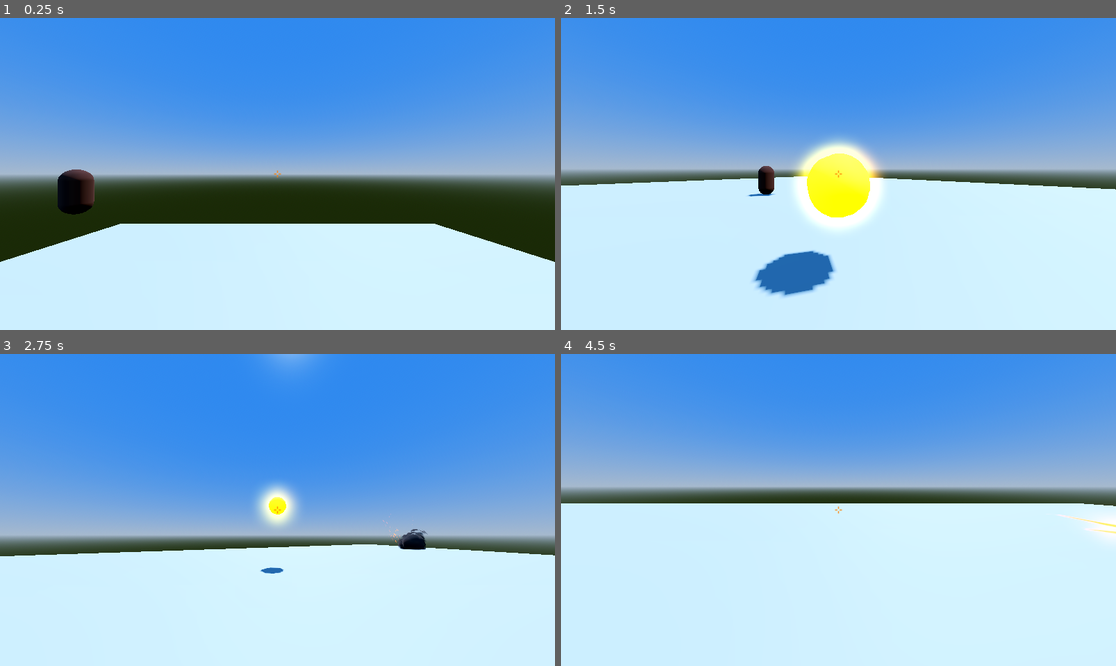
Above: before the commit, frames 1-4 (two rows, left to right).
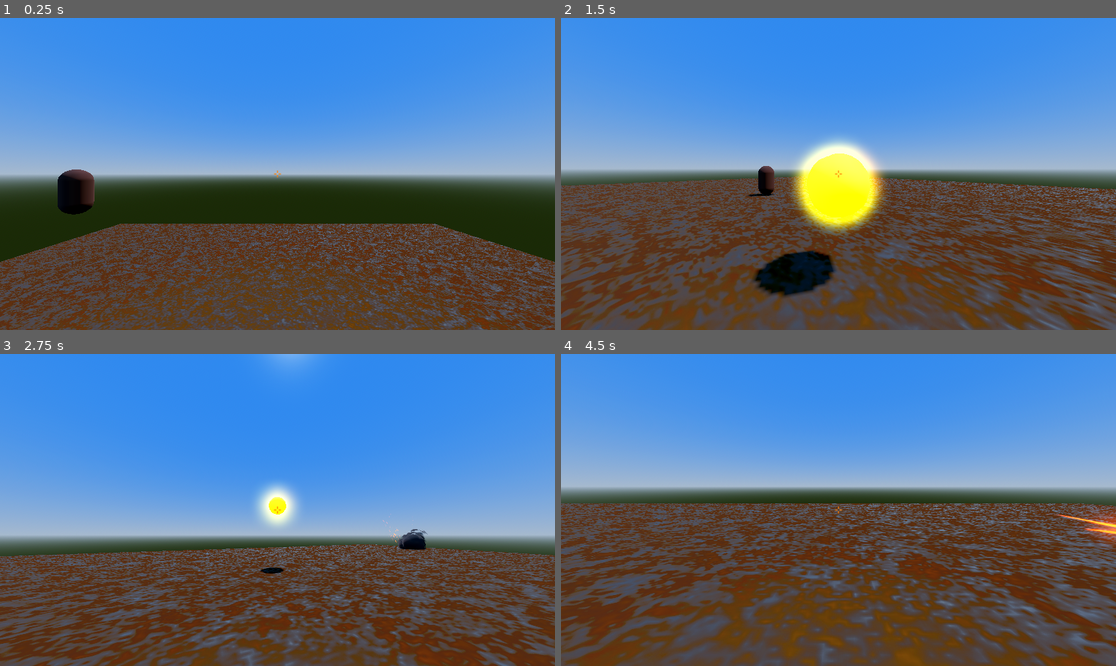
Above: after the commit, the same moments.

Repository: hottpants/midevilarena
Game: Godot game, scene res://Scenes/game_canvas.tscn
Two runs of this game, one before a commit and one after it. Both use one fixed random seed, a clock stepped at 60 frames per second and the inputs below.
Inputs (mouse positions are in pixels of both pictures, inside the frame that each line leads up to):
- Up to frame 1 (0.25 s): no input
- Up to frame 2 (1.5 s): tap Enter (ui_accept) at 0.5 s; move the mouse to (866, 174) at 0.52 s; hold W (forward) from 0.53 s (still down); click (866, 174) at 0.6 s; tap Space (jump) at 0.77 s; move the mouse to (810, 174) at 1.27 s; click (810, 174) at 1.35 s
- Up to frame 3 (2.75 s): keep holding W (forward); tap Space (jump) at 1.52 s; move the mouse to (288, 503) at 2.02 s; click (288, 503) at 2.1 s
- Up to frame 4 (4.5 s): move the mouse to (832, 516) at 2.77 s; click (832, 516) at 2.85 s; tap Space (jump) at 3.02, 3.77 s; move the mouse to (877, 513) at 3.52 s; click (877, 513) at 3.6 s; tap Escape (pause) at 4.15 s; release W (forward) at 4.25 s; click "Resume" at 4.25 s

The runs differ from the first frame. In frame 1, 31% of the frame differs, in the area x 0-100%, y 65-100%; in frame 2, 46%; in frame 3, 37%; in frame 4, 52%, in the area x 0-100%, y 47-100%.

Commit message:
GROUND YIPPEE

Diff:
--- a/Resources/Shaders/fireballs.tres
+++ b/Resources/Shaders/fireballs.tres
@@ -183,7 +183,6 @@
 
 }
 "
-graph_offset = Vector2(-671.157, 309.758)
 nodes/vertex/2/node = SubResource("VisualShaderNodeVectorOp_t208e")
 nodes/vertex/2/position = Vector2(140, 40)
 nodes/vertex/3/node = SubResource("VisualShaderNodeInput_oj4un")
--- /dev/null
+++ b/Resources/Shaders/ground.tres
@@ -0,0 +1,78 @@
+[gd_resource type="VisualShader" load_steps=8 format=3 uid="uid://cmrhkjavd2v35"]
+
+[sub_resource type="Gradient" id="Gradient_c1n2m"]
+interpolation_mode = 2
+colors = PackedColorArray(0.378632, 0.205797, 0.0682801, 1, 0.0977056, 0.0483617, 0.00470696, 1)
+
+[sub_resource type="FastNoiseLite" id="FastNoiseLite_txmin"]
+noise_type = 0
+seed = 4
+frequency = 0.0968
+offset = Vector3(1.15, 0, 0)
+domain_warp_enabled = true
+domain_warp_amplitude = 40.0
+domain_warp_fractal_type = 2
+
+[sub_resource type="NoiseTexture2D" id="NoiseTexture2D_o6oc3"]
+width = 2000
+height = 2000
+generate_mipmaps = false
+seamless = true
+seamless_blend_skirt = 0.547
+color_ramp = SubResource("Gradient_c1n2m")
+noise = SubResource("FastNoiseLite_txmin")
+
+[sub_resource type="VisualShaderNodeTexture" id="VisualShaderNodeTexture_xqmcc"]
+output_port_for_preview = 0
+texture = SubResource("NoiseTexture2D_o6oc3")
+texture_type = 2
+
+[sub_resource type="VisualShaderNodeColorConstant" id="VisualShaderNodeColorConstant_c1n2m"]
+constant = Color(0.260043, 0.124824, 0.0294071, 1)
+
+[sub_resource type="VisualShaderNodeFloatOp" id="VisualShaderNodeFloatOp_c1n2m"]
+default_input_values = [0, 0.0, 1, 92.965]
+operator = 2
+
+[sub_resource type="VisualShaderNodeFloatConstant" id="VisualShaderNodeFloatConstant_txmin"]
+constant = 5.0
+
+[resource]
+code = "shader_type spatial;
+render_mode blend_mix, depth_draw_opaque, cull_back, diffuse_lambert, specular_schlick_ggx;
+
+uniform sampler2D tex_frg_2 : hint_normal;
+
+
+
+void fragment() {
+// Texture2D:2
+	vec4 n_out2p0 = texture(tex_frg_2, UV);
+
+
+// FloatConstant:5
+	float n_out5p0 = 5.000000;
+
+
+// FloatOp:4
+	float n_out4p0 = n_out2p0.x * n_out5p0;
+
+
+// Output:0
+	ALBEDO = vec3(n_out2p0.xyz);
+	ROUGHNESS = n_out4p0;
+
+
+}
+"
+graph_offset = Vector2(-243.067, 55.2397)
+nodes/fragment/0/position = Vector2(780, 60)
+nodes/fragment/2/node = SubResource("VisualShaderNodeTexture_xqmcc")
+nodes/fragment/2/position = Vector2(-40, 260)
+nodes/fragment/3/node = SubResource("VisualShaderNodeColorConstant_c1n2m")
+nodes/fragment/3/position = Vector2(60, 120)
+nodes/fragment/4/node = SubResource("VisualShaderNodeFloatOp_c1n2m")
+nodes/fragment/4/position = Vector2(540, 300)
+nodes/fragment/5/node = SubResource("VisualShaderNodeFloatConstant_txmin")
+nodes/fragment/5/position = Vector2(360, 560)
+nodes/fragment/connections = PackedInt32Array(5, 0, 4, 1, 2, 0, 4, 0, 4, 0, 0, 3, 2, 0, 0, 0)
--- a/Scenes/game_canvas.tscn
+++ b/Scenes/game_canvas.tscn
@@ -1,7 +1,8 @@
-[gd_scene load_steps=8 format=3 uid="uid://7gvu0ss6jbe7"]
+[gd_scene load_steps=10 format=3 uid="uid://7gvu0ss6jbe7"]
 
 [ext_resource type="Script" uid="uid://def32m0jf1hdf" path="res://Scripts/world_3d.gd" id="1_3ueiv"]
 [ext_resource type="Texture2D" uid="uid://vnq4ejk0miiu" path="res://Sprites/pixil-frame-0.png" id="2_cnxep"]
+[ext_resource type="Shader" uid="uid://cmrhkjavd2v35" path="res://Resources/Shaders/ground.tres" id="2_deuvg"]
 
 [sub_resource type="ProceduralSkyMaterial" id="ProceduralSkyMaterial_u8qh4"]
 sky_top_color = Color(0.164195, 0.418183, 0.873869, 1)
@@ -24,26 +25,11 @@
 [sub_resource type="BoxMesh" id="BoxMesh_u8qh4"]
 size = Vector3(60, 2, 60)
 
+[sub_resource type="ShaderMaterial" id="ShaderMaterial_yu30h"]
+render_priority = 0
+shader = ExtResource("2_deuvg")
+
 [node name="GameCanvas" type="CanvasLayer"]
-
-[node name="WorldEnvironment" type="WorldEnvironment" parent="."]
-environment = SubResource("Environment_v5jsk")
-
-[node name="DirectionalLight3D" type="DirectionalLight3D" parent="."]
-transform = Transform3D(-0.866025, -0.433013, 0.25, 0, 0.5, 0.866025, -0.5, 0.75, -0.433013, 0, 0, 0)
-shadow_enabled = true
-
-[node name="World3D" type="Node3D" parent="."]
-script = ExtResource("1_3ueiv")
-
-[node name="Ground" type="StaticBody3D" parent="World3D"]
-transform = Transform3D(1, 0, 0, 0, 1, 0, 0, 0, 1, 0, -10, 0)
-
-[node name="GroundCollision" type="CollisionShape3D" parent="World3D/Ground"]
-shape = SubResource("BoxShape3D_u8qh4")
-
-[node name="GroundShape" type="MeshInstance3D" parent="World3D/Ground"]
-mesh = SubResource("BoxMesh_u8qh4")
 
 [node name="HUD" type="Control" parent="."]
 layout_mode = 3
@@ -98,5 +84,25 @@
 layout_mode = 2
 text = "Exit"
 
+[node name="WorldEnvironment" type="WorldEnvironment" parent="."]
+environment = SubResource("Environment_v5jsk")
+
+[node name="DirectionalLight3D" type="DirectionalLight3D" parent="."]
+transform = Transform3D(-0.866025, -0.433013, 0.25, 0, 0.5, 0.866025, -0.5, 0.75, -0.433013, 0, 0, 0)
+shadow_enabled = true
+
+[node name="World3D" type="Node3D" parent="."]
+script = ExtResource("1_3ueiv")
+
+[node name="Ground" type="StaticBody3D" parent="World3D"]
+transform = Transform3D(1, 0, 0, 0, 1, 0, 0, 0, 1, 0, -10, 0)
+
+[node name="GroundCollision" type="CollisionShape3D" parent="World3D/Ground"]
+shape = SubResource("BoxShape3D_u8qh4")
+
+[node name="GroundShape" type="MeshInstance3D" parent="World3D/Ground"]
+mesh = SubResource("BoxMesh_u8qh4")
+surface_material_override/0 = SubResource("ShaderMaterial_yu30h")
+
 [connection signal="pressed" from="HUD/Menu/VBoxContainer/VBoxContainer/Resume" to="World3D" method="_on_resume_pressed"]
 [connection signal="pressed" from="HUD/Menu/VBoxContainer/VBoxContainer/Exit" to="World3D" method="_on_exit_pressed"]
--- a/Scripts/world_3d.gd
+++ b/Scripts/world_3d.gd
@@ -5,11 +5,12 @@
 
 var player
 var paused := false
+@onready var MENU = $"../HUD/Menu"
 
 # Called when the node enters the scene tree for the first time.
 func _ready() -> void:
 
-	$"../HUD/Menu".visible = false
+	MENU.visible = false
 	player = PLAYER.instantiate()
 	add_child(player)
 
@@ -24,18 +25,18 @@
 	if Input.is_action_just_pressed("pause"):
 		if Input.mouse_mode == Input.MOUSE_MODE_VISIBLE: ## PAUSED
 			Input.mouse_mode = Input.MOUSE_MODE_CAPTURED
-			$"../HUD/Menu".visible = false
+			MENU.visible = false
 			paused = false
 		else:                                            ## NOT PAUSED
 			Input.mouse_mode = Input.MOUSE_MODE_VISIBLE
-			$"../HUD/Menu".visible = true
+			MENU.visible = true
 			paused = true
 
 
 func _on_resume_pressed() -> void:
 	if paused:
 		Input.mouse_mode = Input.MOUSE_MODE_CAPTURED
-		$"../HUD/Menu".visible = false
+		MENU.visible = false
 		paused = false
 		player.paused = false
 
